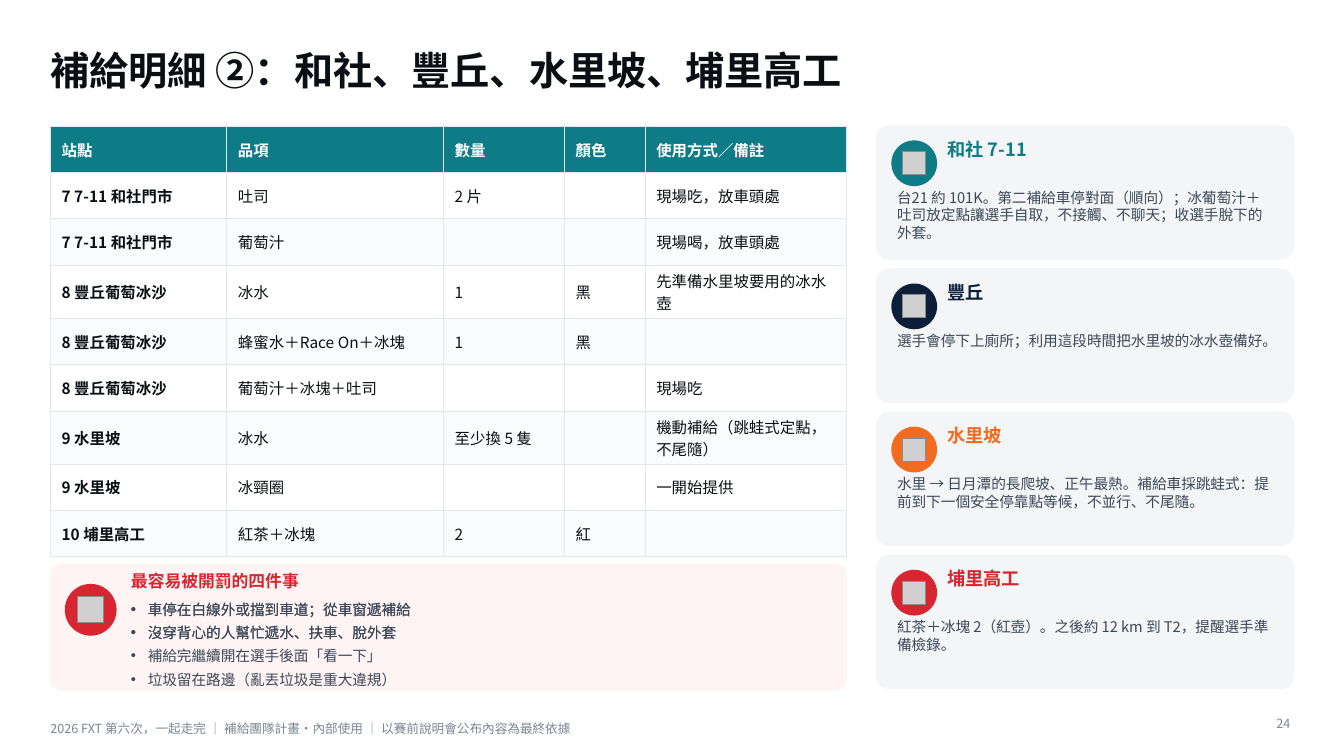
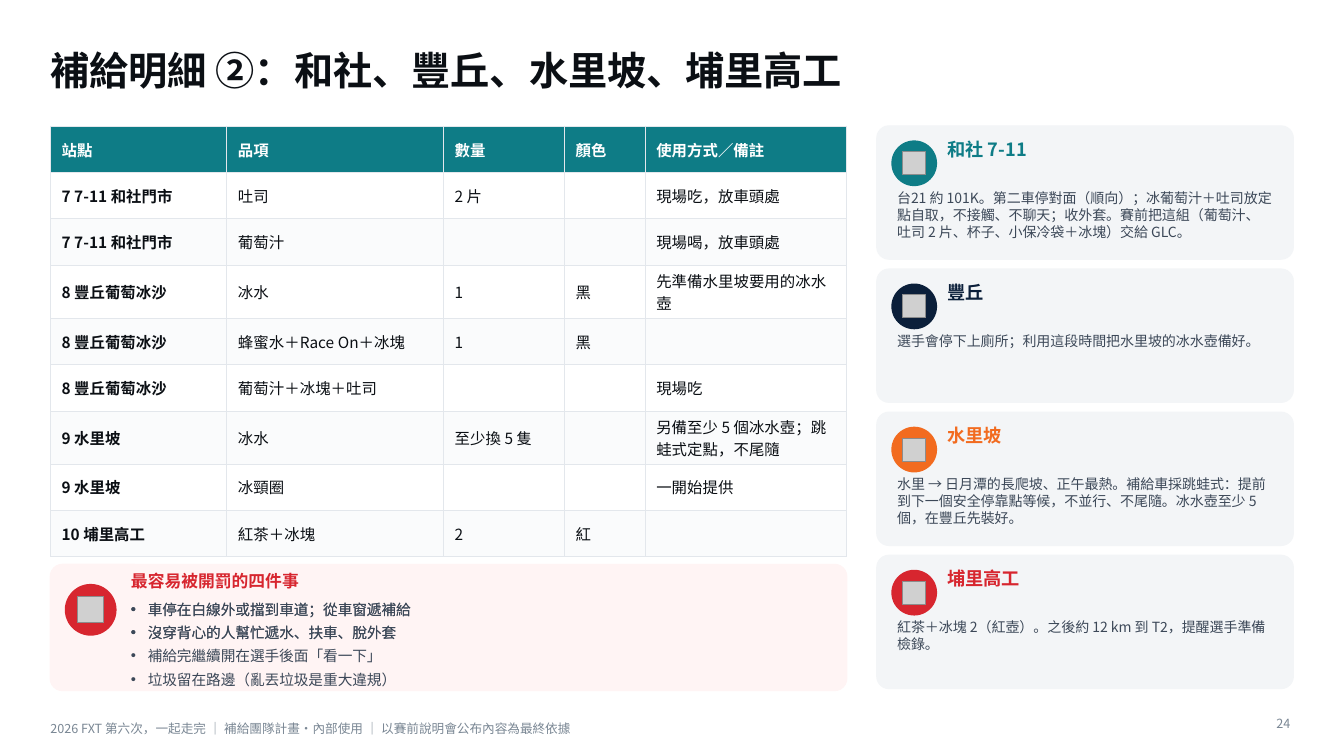
Before and after one commit to powermovebboy-sys/Race-site, a slide deck: slide 24 of deck/2026_FXT_第六次一起走完.pptx. Drawn at 1344x756 pixels with LibreOffice and Linux fonts; fonts in the diff are those of the drawing; grey boxes stand for pictures. Boxes give left, top, right and bottom in pixels: in the first picture for what was removed or moved away, otherwise in the second. Text is boxed around its words. In the diff, an @@ line names an element or a change of style, - is before the commit and + after.

```diff
--- a/deck/2026_FXT_第六次一起走完.pptx
+++ b/deck/2026_FXT_第六次一起走完.pptx
@@ table at <box>50,126,847,546</box> @@
-row 7, column 5: 機動補給（跳蛙式定點，不尾隨）
+row 7, column 5: 另備至少 5 個冰水壺；跳蛙式定點，不尾隨
@@ text at <box>897,191,1272,238</box>: text changed; size 10.5 to 10 pt @@
-台21 約 101K。第二補給車停對面（順向）；冰葡萄汁＋吐司放定點讓選手自取，不接觸、不聊天；收選手脫下的外套。
+台21 約 101K。第二車停對面（順向）；冰葡萄汁＋吐司放定點自取，不接觸、不聊天；收外套。賽前把這組（葡萄汁、吐司 2 片、杯子、小保冷袋＋冰塊）交給 GLC。
@@ text "選手會停下上廁所；利用這段時間把水里坡的冰水壺備好。" at <box>897,334,1260,348</box>: size 10.5 to 10 pt @@
@@ text at <box>897,477,1266,525</box>: text changed; size 10.5 to 10 pt @@
-水里 → 日月潭的長爬坡、正午最熱。補給車採跳蛙式：提前到下一個安全停靠點等候，不並行、不尾隨。
+水里 → 日月潭的長爬坡、正午最熱。補給車採跳蛙式：提前到下一個安全停靠點等候，不並行、不尾隨。冰水壺至少 5 個，在豐丘先裝好。
@@ text "紅茶＋冰塊 2（紅壺）。之後約 12 km 到 ..." at <box>897,620,1266,650</box>: size 10.5 to 10 pt @@
```
Also in this commit, not shown: 4 other slides changed, 3 other files.
